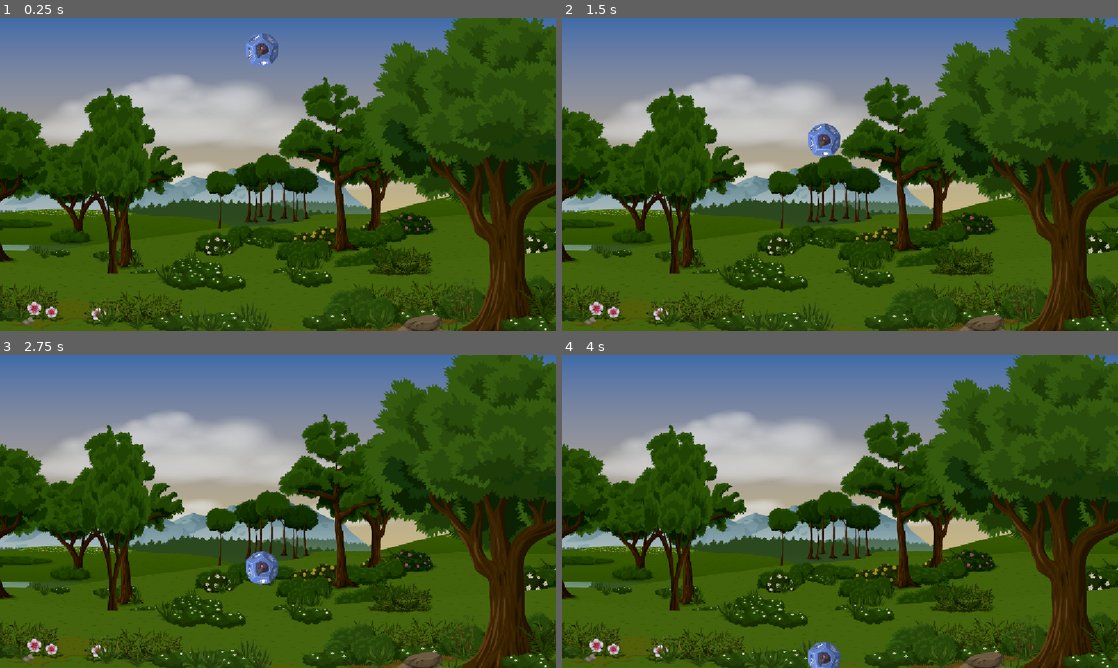
Above: before the commit, frames 1-4 (two rows, left to right).
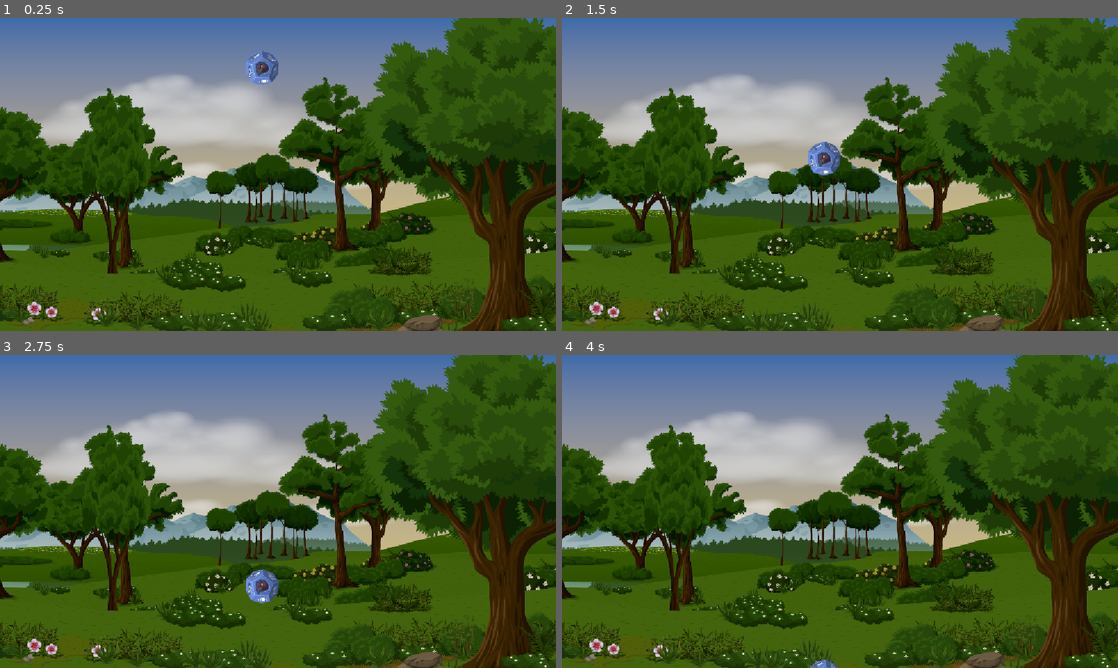
Above: after the commit, the same moments.

Repository: Newton-Duarte/godot-dice-catcher
Game: Godot game, scene res://scenes/game.tscn
Same seed, same stepped clock (60 frames per second), same inputs: the game is played once before the commit and once after it.
Inputs:
- Up to frame 1 (0.25 s): no input
- Up to frame 2 (1.5 s): no input
- Up to frame 3 (2.75 s): no input
- Up to frame 4 (4 s): no input

The runs differ from the first frame. In frame 1, 0.7% of the frame differs, in the area x 44-51%, y 4-22%; in frame 2, 0.8%; in frame 3, 0.8%, in the area x 44-51%, y 62-80%; in frame 4, 0.4%.

Commit message:
fix: dice sprite and collision position

Diff:
--- a/scenes/dice.tscn
+++ b/scenes/dice.tscn
@@ -10,7 +10,9 @@
 script = ExtResource("1_mg5ex")
 
 [node name="Sprite2D" type="Sprite2D" parent="." unique_id=1543258246]
+position = Vector2(0, 38)
 texture = ExtResource("1_27nyo")
 
 [node name="CollisionShape2D" type="CollisionShape2D" parent="." unique_id=1335106171]
+position = Vector2(0, 38)
 shape = SubResource("CircleShape2D_27nyo")
